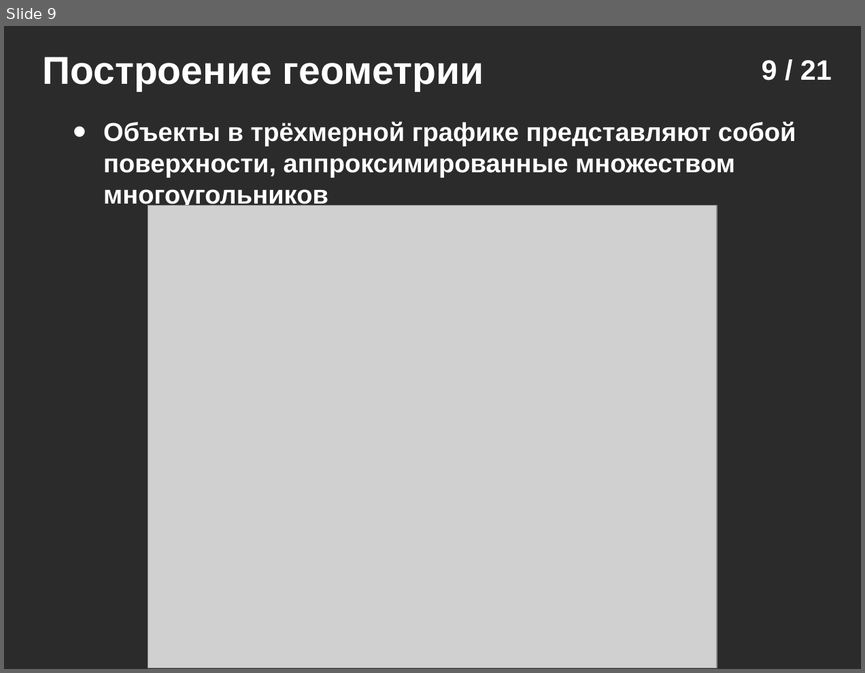
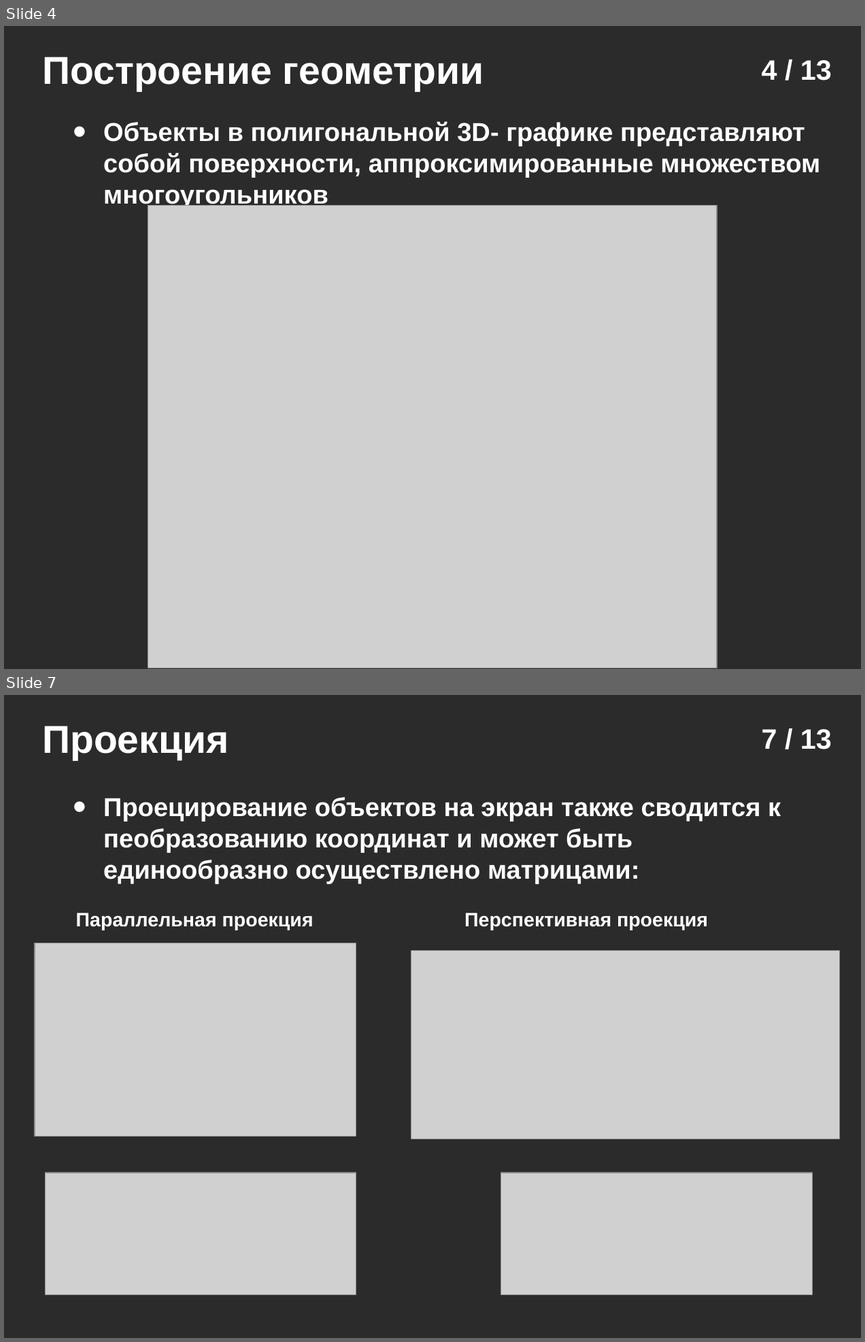
Before and after one commit to icosaeder/vr-lect, a slide deck: Лекции/Лекция 2/Лекция №2.odp. Shown one above the other, each under a label of ours: slide 9 before the commit, slides 4 and 7 after it; the slides between them are not shown. The pictures are 865x673 and 865x1342 pixels, drawn with LibreOffice and Linux fonts; fonts in the diff are those of the drawing; grey boxes stand for pictures; background and template pictures are left out; a plain dark background stands for a picture behind light text. Boxes give left, top, right and bottom in pixels: in the first picture for what was removed or moved away, otherwise in the second. Text is boxed around its words. In the diff, an @@ line names an element or a change of style, - is before the commit and + after.

```diff
--- a/Лекции/Лекция 2/Лекция №2.odp
+++ b/Лекции/Лекция 2/Лекция №2.odp
@@ slide 7 added at [4, 695, 861, 1338], background picture (left out) @@
@@ text added at [42, 726, 229, 760], 36 pt, text #FFFFFF, bold @@
+Проекция
@@ page number added at [762, 729, 832, 749], 26 pt, text #FFFFFF, bold @@
+7 / 13
@@ text added at [103, 797, 781, 884], 24 pt, text #FFFFFF, bold @@
+• Проецирование объектов на экран также сводится к пеобразованию координат и может быть единообразно осуществлено матрицами:
@@ text added at [76, 913, 313, 930], 18 pt, text #FFFFFF, bold @@
+Параллельная проекция
@@ text added at [464, 913, 708, 930], 18 pt, text #FFFFFF, bold @@
+Перспективная проекция
@@ picture added at [35, 943, 356, 1136] @@
@@ picture added at [411, 951, 840, 1139] @@
@@ picture added at [45, 1172, 356, 1295] @@
@@ picture added at [501, 1172, 812, 1295] @@
@@ what was slide 9 is now slide 4 @@
@@ slide 4 changed as well @@
@@ page number at [762, 60, 832, 80]: text changed @@
-9 / 21
+4 / 13
@@ text at [103, 121, 820, 209]: text changed @@
-• Объекты в трёхмерной графике представляют собой поверхности, аппроксимированные множеством многоугольников
+• Объекты в полигональной 3D- графике представляют собой поверхности, аппроксимированные множеством многоугольников
```
Also in this commit, not shown: 3 other slides changed, 7 other slides added, 16 slides removed, 2 other files.
